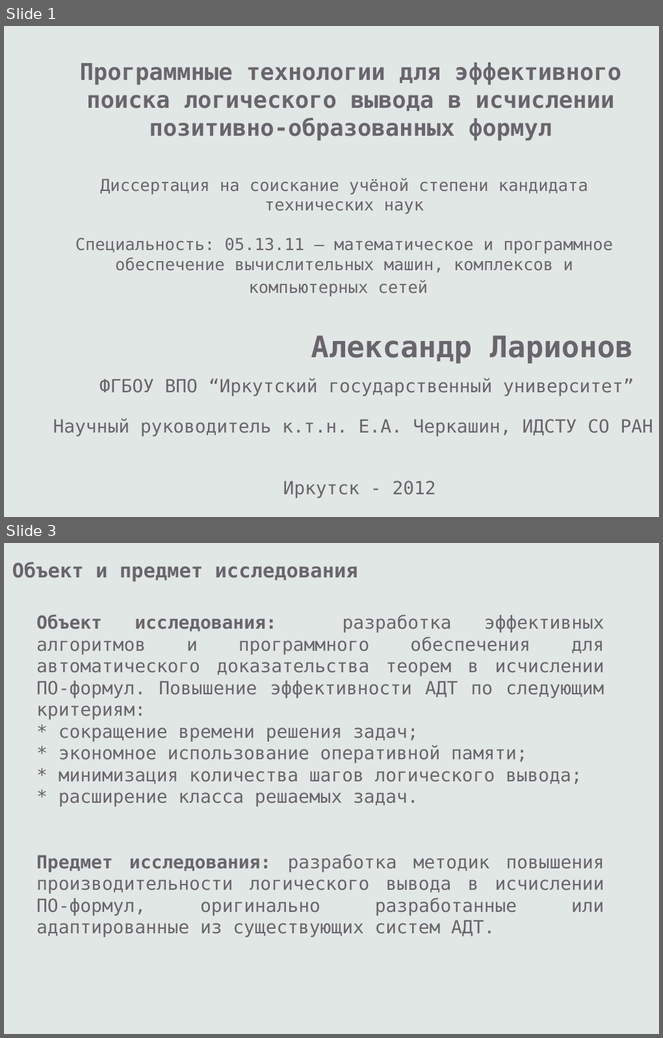
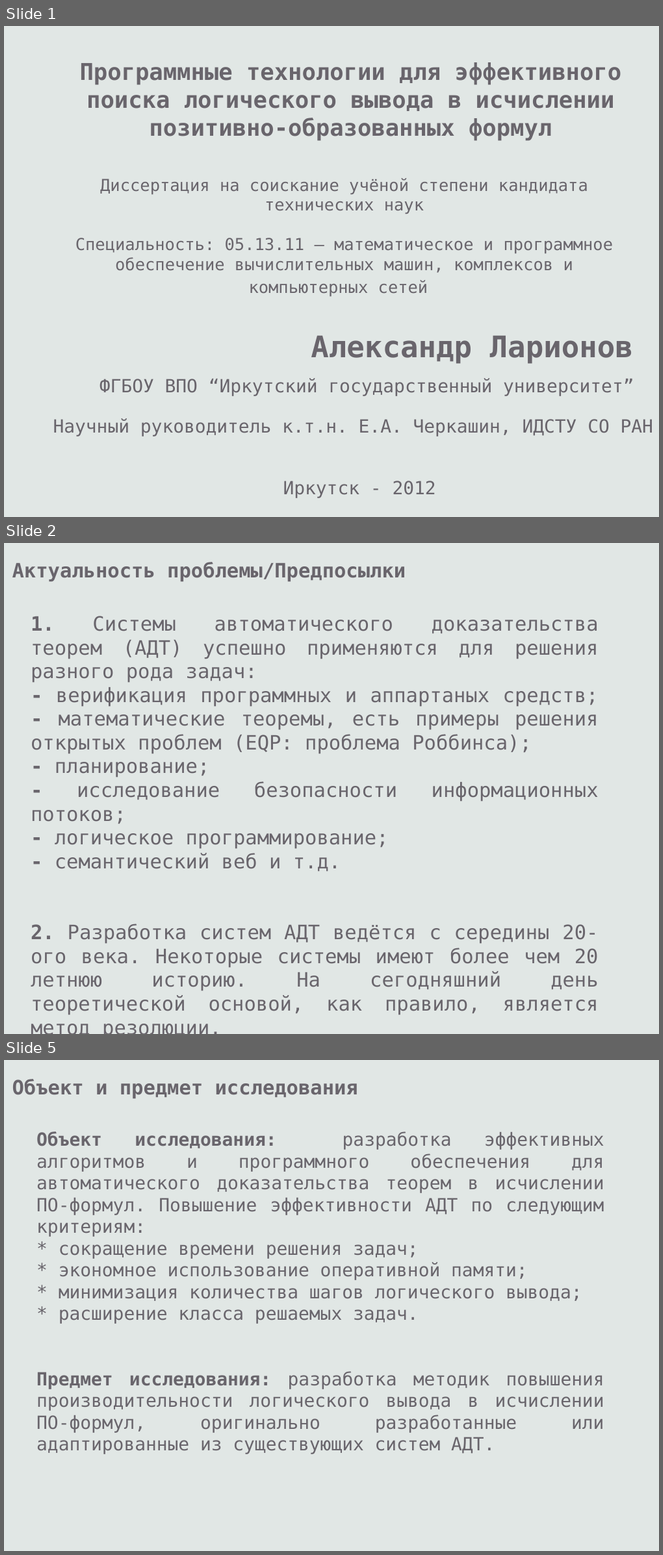
Before and after one commit to eugeneai/prisnif, a slide deck: brick/pres/pacman.odp. Shown one above the other, each under a label of ours: slides 1 and 3 before the commit, slides 1, 2 and 5 after it; the slides between them are not shown. The pictures are 663x1038 and 663x1555 pixels, drawn with LibreOffice and Linux fonts; fonts in the diff are those of the drawing. Boxes give left, top, right and bottom in pixels: in the first picture for what was removed or moved away, otherwise in the second. Text is boxed around its words. In the diff, an @@ line names an element or a change of style, - is before the commit and + after.

```diff
--- a/brick/pres/pacman.odp
+++ b/brick/pres/pacman.odp
@@ slide 2 added at bbox=[4, 543, 659, 1034], background #E1E7E5 @@
@@ text added at bbox=[12, 562, 406, 581], 24 pt, text #69656C, bold @@
+Актуальность проблемы/Предпосылки
@@ text added at bbox=[31, 616, 599, 1015], 24 pt, text #69656C @@
+1. Системы автоматического доказательства теорем (АДТ) успешно применяются для решения разного рода задач:
+- верификация программных и аппартаных средств;
+- математические теоремы, есть примеры решения открытых проблем (EQP: проблема Роббинса);
+- планирование;
+- исследование безопасности информационных потоков;
+- логическое программирование;
+- семантический веб и т.д.
+2. Разработка систем АДТ ведётся с середины 20-ого века. Некоторые системы имеют более чем 20 летнюю историю. На сегодняшний день теоретической основой, как правило, является метод резолюции.
@@ what was slide 3 is now slide 5 @@
```
Also in this commit, not shown: 1 slide changed, 2 other slides added, 1 slide removed, 6 other files.
